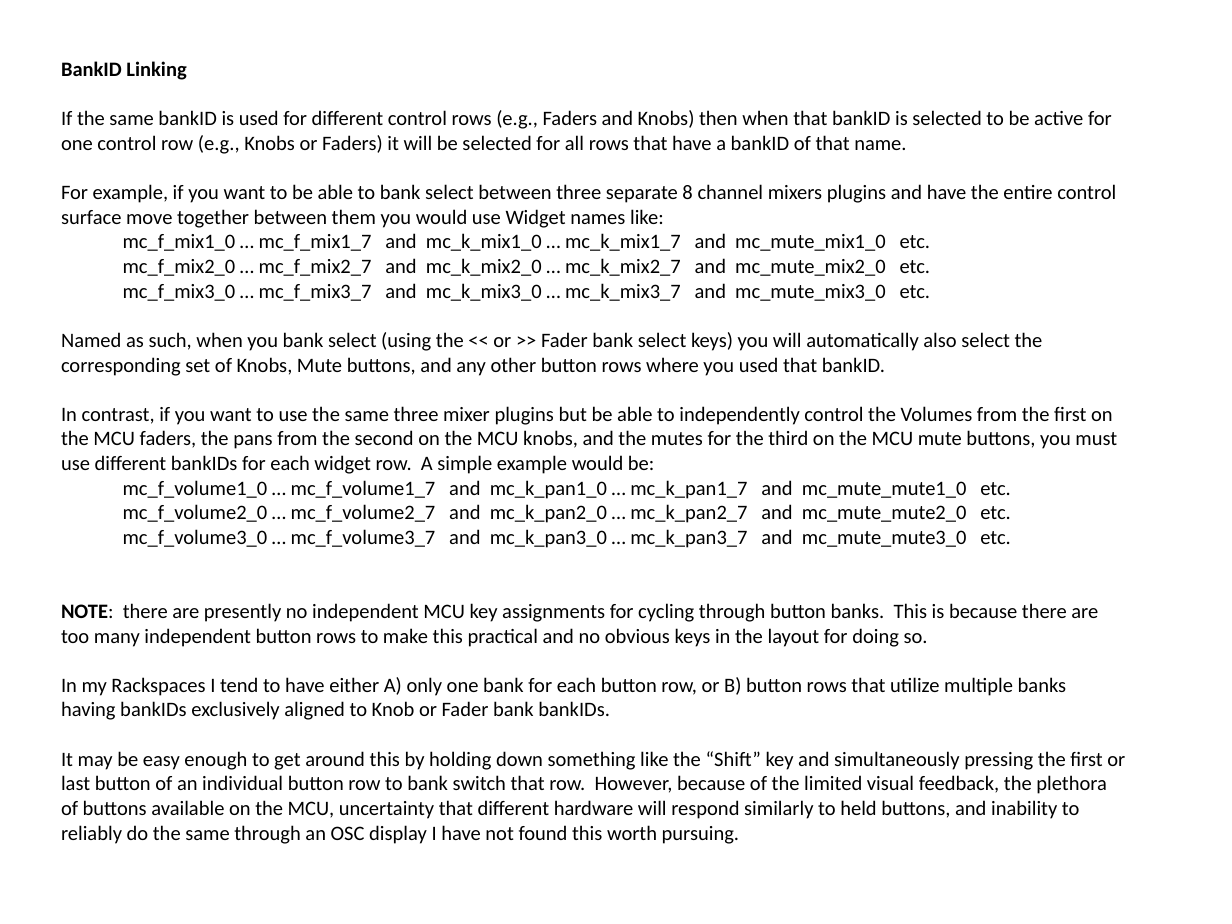
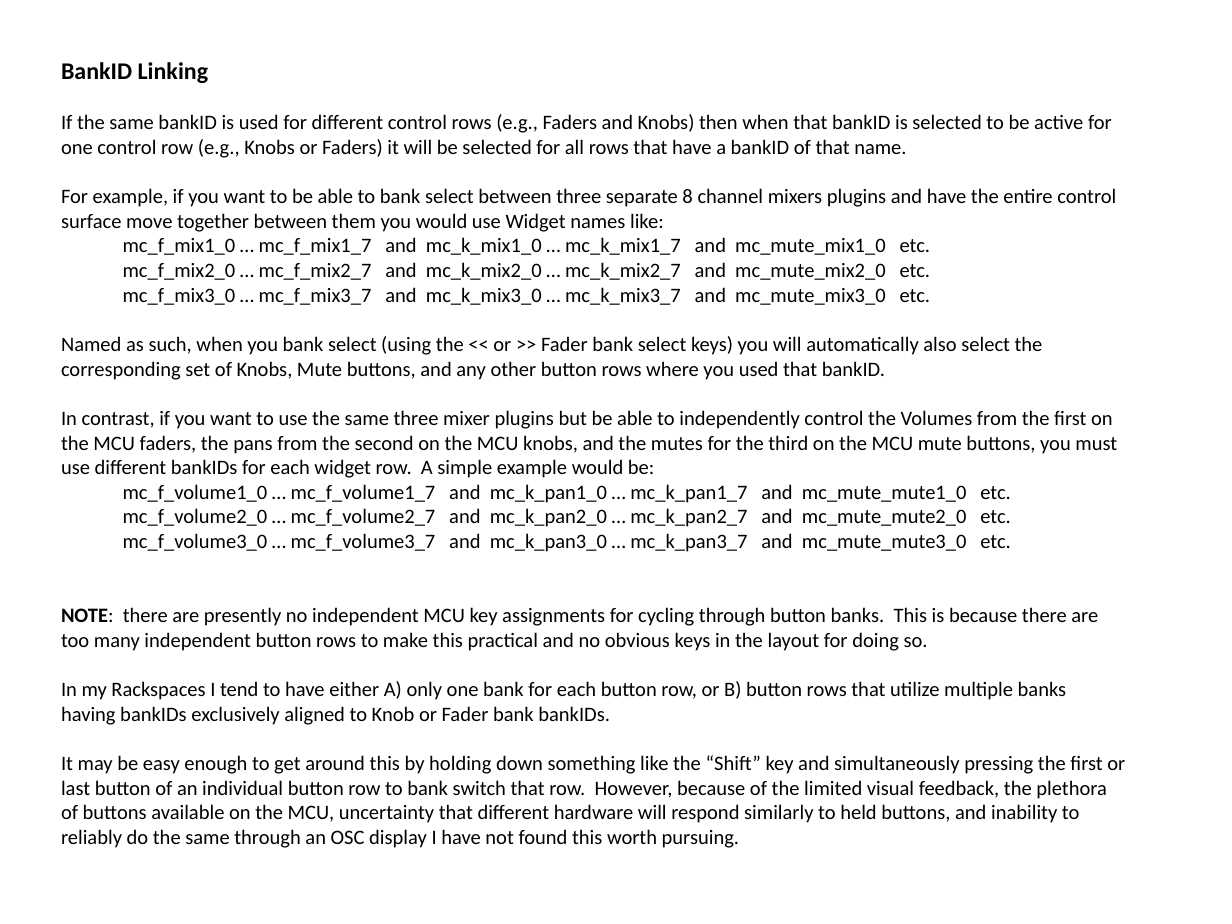
Before and after one commit to WidnerM/GP-MCU, a slide deck: slide 8 of MCU Extension.pptx (slide 7 before the commit). Drawn at 1232x924 pixels with LibreOffice and Linux fonts; fonts in the diff are those of the drawing. Boxes give left, top, right and bottom in pixels: in the first picture for what was removed or moved away, otherwise in the second. Text is boxed around its words. In the diff, an @@ line names an element or a change of style, - is before the commit and + after.

```diff
--- a/MCU Extension.pptx
+++ b/MCU Extension.pptx
@@ text at (x1=61, y1=62, x2=209, y2=83): size 12 to 14 pt in "BankID Linking" @@
```
Also in this commit, not shown: 2 other slides changed, 1 slide added, 5 other files.
